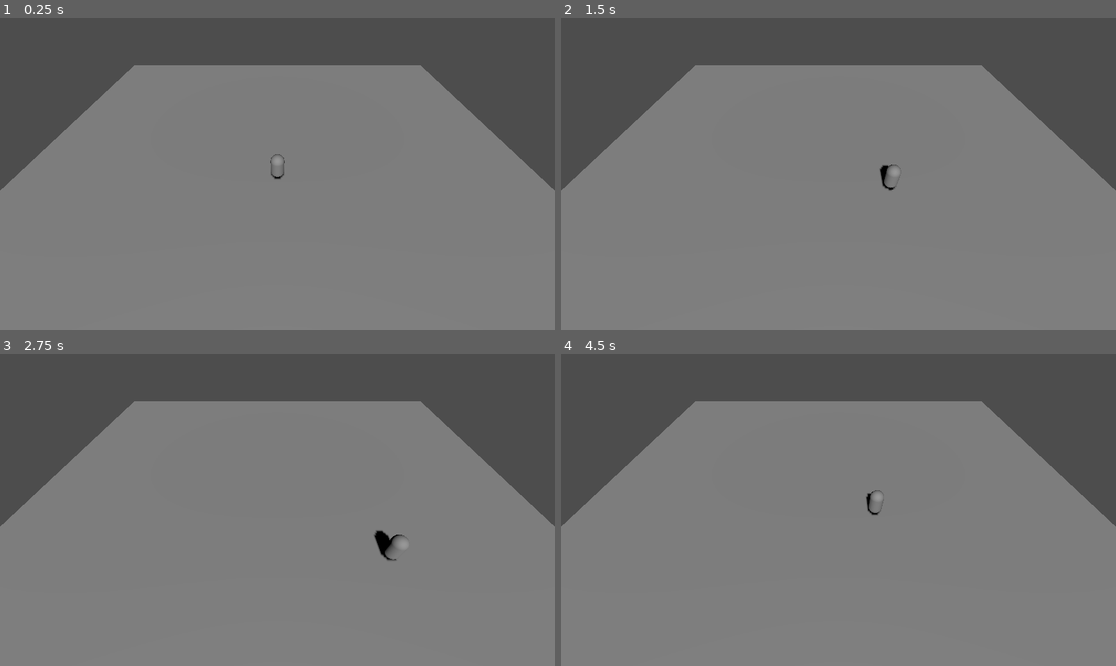
Above: before the commit, frames 1-4 (two rows, left to right).
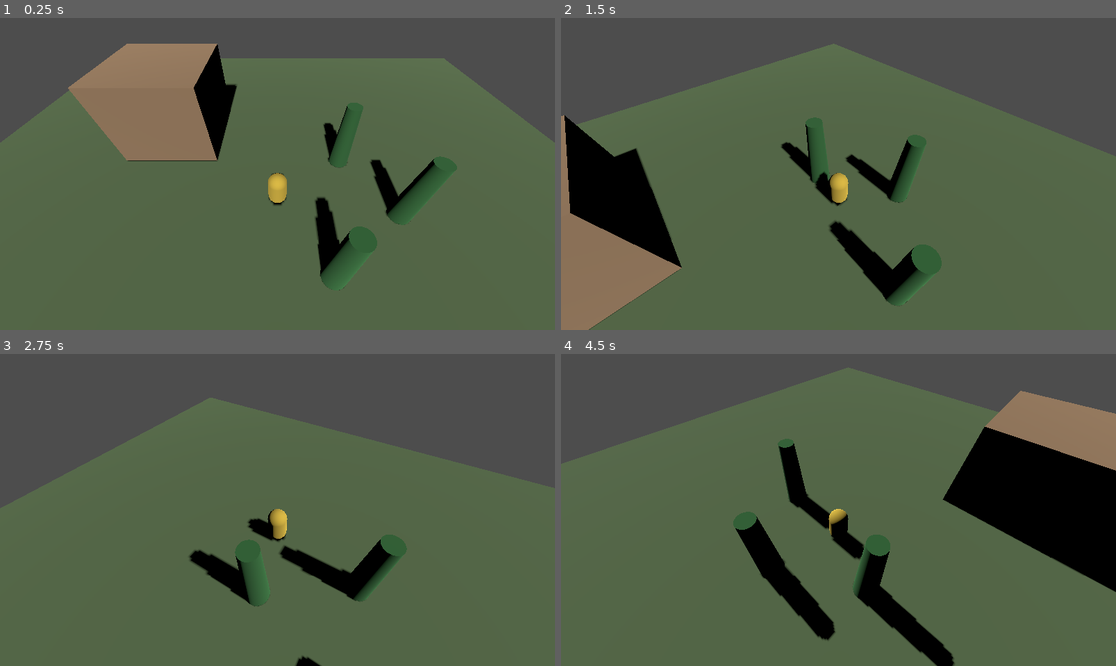
Above: after the commit, the same moments.

Repository: conanvster/MyWay
Game: Godot game, scene res://scenes/main.tscn
Same seed, same stepped clock (60 frames per second), same inputs: the game is played once before the commit and once after it.
Inputs (mouse positions are in pixels of both pictures, inside the frame that each line leads up to):
- Up to frame 1 (0.25 s): no input
- Up to frame 2 (1.5 s): tap Enter at 0.5 s; move the mouse to (960, 158) at 0.52 s; hold D 0.53-1.28 s; click (960, 158) at 0.67 s; move the mouse to (727, 189) at 1.27 s; hold S from 1.28 s (still down); click (727, 189) at 1.42 s
- Up to frame 3 (2.75 s): move the mouse to (333, 441) at 2.02 s; release S at 2.03 s; hold D from 2.03 s (still down); click (333, 441) at 2.17 s
- Up to frame 4 (4.5 s): move the mouse to (810, 572) at 2.77 s; release D at 2.78 s; hold W 2.78-3.53 s; click (810, 572) at 2.92 s; move the mouse to (1005, 556) at 3.52 s; hold A from 3.53 s (still down); click (1005, 556) at 3.67 s; move the mouse to (672, 463) at 4.27 s; click (672, 463) at 4.42 s

The runs differ from the first frame. In frame 1, 83% of the frame differs, in the area x 0-100%, y 8-100%; in frame 2, 78%; in frame 3, 76%; in frame 4, 84%, in the area x 0-100%, y 4-100%.

Commit message:
Крок 2: камера за П-47
camera_rig.gd — камера згори, тримає заданий напрямок, права кнопка
миші для вільного наведення, повільне доведення за напрямком бігу.

Обмеження заміряні: зона бачення 18 -> межа відмотки 9,9; нахил
затиснуто в 30-75 град; наближення не ближче 3. Тверда перешкода
підтягує камеру (9,0 -> 1,26 за будинком), косметичні дерева тіла
зіткнення не мають і промінь їх не бачить.

Рух зроблено відносно камери: із поверненою камерою «вперед» інакше
вело б убік. Сцені додано будинок, три дерева й кольори — усе сіре на
сірому не читалося на знімках.

Закрито П-47. Додано П-54: підтяг доводить камеру до 1,26, і на такій
відстані кадр непридатний.

Co-Authored-By: Claude Opus 5 <noreply@anthropic.com>
Claude-Session: https://claude.ai/code/session_01Fx6cFDYnd2b4aJ9F4XvH52

Diff:
--- a/game/project.godot
+++ b/game/project.godot
@@ -12,3 +12,8 @@
 [physics]
 
 3d/default_gravity=20.0
+
+[layer_names]
+
+3d_physics/layer_1="світ"
+3d_physics/layer_2="істоти"
--- a/game/scenes/main.tscn
+++ b/game/scenes/main.tscn
@@ -1,6 +1,7 @@
-[gd_scene load_steps=6 format=3]
+[gd_scene load_steps=13 format=3]
 
 [ext_resource type="Script" path="res://scripts/player.gd" id="1_player"]
+[ext_resource type="Script" path="res://scripts/camera_rig.gd" id="2_rig"]
 
 [sub_resource type="BoxMesh" id="BoxMesh_ground"]
 size = Vector3(40, 1, 40)
@@ -8,9 +9,32 @@
 [sub_resource type="BoxShape3D" id="BoxShape3D_ground"]
 size = Vector3(40, 1, 40)
 
+[sub_resource type="BoxMesh" id="BoxMesh_house"]
+size = Vector3(6, 5, 6)
+
+[sub_resource type="BoxShape3D" id="BoxShape3D_house"]
+size = Vector3(6, 5, 6)
+
 [sub_resource type="CapsuleMesh" id="CapsuleMesh_player"]
 
 [sub_resource type="CapsuleShape3D" id="CapsuleShape3D_player"]
+
+[sub_resource type="CylinderMesh" id="CylinderMesh_tree"]
+top_radius = 0.4
+bottom_radius = 0.6
+height = 4.0
+
+[sub_resource type="StandardMaterial3D" id="Mat_ground"]
+albedo_color = Color(0.36, 0.45, 0.3, 1)
+
+[sub_resource type="StandardMaterial3D" id="Mat_house"]
+albedo_color = Color(0.62, 0.5, 0.38, 1)
+
+[sub_resource type="StandardMaterial3D" id="Mat_tree"]
+albedo_color = Color(0.2, 0.42, 0.22, 1)
+
+[sub_resource type="StandardMaterial3D" id="Mat_player"]
+albedo_color = Color(0.85, 0.72, 0.25, 1)
 
 [node name="Main" type="Node3D"]
 
@@ -19,22 +43,55 @@
 
 [node name="Mesh" type="MeshInstance3D" parent="Ground"]
 mesh = SubResource("BoxMesh_ground")
+surface_material_override/0 = SubResource("Mat_ground")
 
 [node name="Collision" type="CollisionShape3D" parent="Ground"]
 shape = SubResource("BoxShape3D_ground")
 
+[node name="House" type="StaticBody3D" parent="."]
+transform = Transform3D(1, 0, 0, 0, 1, 0, 0, 0, 1, -7, 2.5, -6)
+
+[node name="Mesh" type="MeshInstance3D" parent="House"]
+mesh = SubResource("BoxMesh_house")
+surface_material_override/0 = SubResource("Mat_house")
+
+[node name="Collision" type="CollisionShape3D" parent="House"]
+shape = SubResource("BoxShape3D_house")
+
+[node name="Trees" type="Node3D" parent="."]
+
+[node name="Tree1" type="MeshInstance3D" parent="Trees"]
+transform = Transform3D(1, 0, 0, 0, 1, 0, 0, 0, 1, 4, 2, -3)
+mesh = SubResource("CylinderMesh_tree")
+surface_material_override/0 = SubResource("Mat_tree")
+
+[node name="Tree2" type="MeshInstance3D" parent="Trees"]
+transform = Transform3D(1, 0, 0, 0, 1, 0, 0, 0, 1, 6.5, 2, 1)
+mesh = SubResource("CylinderMesh_tree")
+surface_material_override/0 = SubResource("Mat_tree")
+
+[node name="Tree3" type="MeshInstance3D" parent="Trees"]
+transform = Transform3D(1, 0, 0, 0, 1, 0, 0, 0, 1, 2.5, 2, 4)
+mesh = SubResource("CylinderMesh_tree")
+surface_material_override/0 = SubResource("Mat_tree")
+
 [node name="Player" type="CharacterBody3D" parent="."]
 transform = Transform3D(1, 0, 0, 0, 1, 0, 0, 0, 1, 0, 1.5, 0)
+collision_layer = 2
+collision_mask = 1
 script = ExtResource("1_player")
 
 [node name="Mesh" type="MeshInstance3D" parent="Player"]
 mesh = SubResource("CapsuleMesh_player")
+surface_material_override/0 = SubResource("Mat_player")
 
 [node name="Collision" type="CollisionShape3D" parent="Player"]
 shape = SubResource("CapsuleShape3D_player")
 
-[node name="Camera3D" type="Camera3D" parent="."]
-transform = Transform3D(1, 0, 0, 0, 0.6428, 0.766, 0, -0.766, 0.6428, 0, 12, 10)
+[node name="CameraRig" type="Node3D" parent="Player"]
+script = ExtResource("2_rig")
+
+[node name="Camera3D" type="Camera3D" parent="Player/CameraRig"]
 
 [node name="Light" type="DirectionalLight3D" parent="."]
 transform = Transform3D(1, 0, 0, 0, 0.707, 0.707, 0, -0.707, 0.707, 0, 10, 0)
--- /dev/null
+++ b/game/scripts/camera_rig.gd
@@ -0,0 +1,100 @@
+extends Node3D
+## Камера за П-47.
+##
+## Висить згори, тримає заданий напрямок. Права кнопка миші — вільне
+## наведення. Під час бігу повільно доводиться в напрямок руху.
+##
+## ГОЛОВНЕ ПРАВИЛО П-47: камера не показує далі, ніж зона бачення
+## персонажа. Інакше відмотка стала б безкоштовним бафом на Чуття.
+## Поки статів немає (крок 8 у П-52), радіус береться з `vision_radius`
+## — це заглушка, яку замінить стат.
+##
+## Упор у геометрію — за П-39: тверді перешкоди підтягують камеру до
+## гравця, косметичні (трава, дерева) не мають тіла зіткнення взагалі,
+## тому промінь їх не помічає.
+
+## Заглушка замість стата Чуття.
+@export var vision_radius: float = 18.0
+## На скільки камера висить вище точки, за якою стежить.
+@export var pivot_height: float = 1.2
+
+const PITCH_MIN := 30.0
+const PITCH_MAX := 75.0
+const DISTANCE_MIN := 3.0
+## Частка зони бачення, далі якої камеру не відпускаємо.
+const DISTANCE_OF_VISION := 0.55
+const MOUSE_SENSITIVITY := 0.004
+const ZOOM_STEP := 1.0
+## Наскільки швидко камера доводиться за бігом. Менше — повільніше.
+const DRIFT_SPEED := 1.2
+## Запас, щоб камера не влипала в саму стіну.
+const WALL_MARGIN := 0.3
+
+var yaw: float = 0.0
+var pitch: float = deg_to_rad(50.0)
+var distance: float = 10.0
+var free_aim: bool = false
+
+@onready var _camera: Camera3D = $Camera3D
+@onready var _target: Node3D = get_parent()
+
+
+func _ready() -> void:
+	top_level = true
+
+
+func _unhandled_input(event: InputEvent) -> void:
+	if event is InputEventMouseButton:
+		match event.button_index:
+			MOUSE_BUTTON_RIGHT:
+				free_aim = event.pressed
+				Input.mouse_mode = (Input.MOUSE_MODE_CAPTURED if free_aim
+						else Input.MOUSE_MODE_VISIBLE)
+			MOUSE_BUTTON_WHEEL_UP:
+				distance -= ZOOM_STEP
+			MOUSE_BUTTON_WHEEL_DOWN:
+				distance += ZOOM_STEP
+	elif event is InputEventMouseMotion and free_aim:
+		yaw -= event.relative.x * MOUSE_SENSITIVITY
+		pitch += event.relative.y * MOUSE_SENSITIVITY
+
+
+func _process(delta: float) -> void:
+	if _target == null:
+		return
+
+	# Доведення за бігом — тільки коли гравець не наводить камеру сам.
+	var dir: Vector3 = _target.get("move_direction")
+	if not free_aim and dir != null and dir.length() > 0.1:
+		var wanted := atan2(-dir.x, -dir.z)
+		yaw = lerp_angle(yaw, wanted, 1.0 - exp(-DRIFT_SPEED * delta))
+
+	pitch = clamp(pitch, deg_to_rad(PITCH_MIN), deg_to_rad(PITCH_MAX))
+	distance = clamp(distance, DISTANCE_MIN, max_distance())
+
+	var pivot: Vector3 = _target.global_position + Vector3.UP * pivot_height
+	global_position = pivot
+
+	var offset := Vector3(
+			sin(yaw) * cos(pitch),
+			sin(pitch),
+			cos(yaw) * cos(pitch)) * distance
+	_camera.global_position = _clear_of_walls(pivot, pivot + offset)
+	_camera.look_at(pivot, Vector3.UP)
+
+
+## Межа відмотки: камера не бачить далі, ніж персонаж.
+func max_distance() -> float:
+	return maxf(DISTANCE_MIN, vision_radius * DISTANCE_OF_VISION)
+
+
+## Тверда перешкода між гравцем і камерою підтягує камеру (П-39).
+func _clear_of_walls(from: Vector3, to: Vector3) -> Vector3:
+	var query := PhysicsRayQueryParameters3D.create(from, to)
+	# Тільки шар «світ». Косметика тіл зіткнення не має і сюди не потрапляє.
+	query.collision_mask = 1
+	query.exclude = [_target.get_rid()]
+	var hit := get_world_3d().direct_space_state.intersect_ray(query)
+	if hit.is_empty():
+		return to
+	return hit["position"] + (from - to).normalized() * WALL_MARGIN
--- a/game/scripts/player.gd
+++ b/game/scripts/player.gd
@@ -1,12 +1,15 @@
 extends CharacterBody3D
-
-## Тимчасовий рух для перевірки, що проєкт живий.
-##
-## Рух поки рахує КЛІЄНТ. За рішенням від 02.09.2026 сервер має бути
-## авторитетним — це крок 3 у П-52, тут його свідомо ще немає.
-## Керування камерою (П-47) — крок 2.
+## Тимчасовий рух для перевірки. Рух поки рахує КЛІЄНТ — авторитетний
+## сервер це крок 3 у П-52, тут його свідомо ще немає.
 
 const SPEED := 5.0
+
+## Напрямок бігу зараз. Камера бере його, щоб повільно доводитись
+## за рухом (П-47).
+var move_direction := Vector3.ZERO
+
+@onready var _rig: Node3D = $CameraRig
+
 
 func _physics_process(delta: float) -> void:
 	if not is_on_floor():
@@ -14,17 +17,27 @@
 	else:
 		velocity.y = 0.0
 
-	var dir := Vector3.ZERO
+	var input := Vector2.ZERO
 	if Input.is_key_pressed(KEY_W):
-		dir.z -= 1.0
+		input.y -= 1.0
 	if Input.is_key_pressed(KEY_S):
-		dir.z += 1.0
+		input.y += 1.0
 	if Input.is_key_pressed(KEY_A):
-		dir.x -= 1.0
+		input.x -= 1.0
 	if Input.is_key_pressed(KEY_D):
-		dir.x += 1.0
+		input.x += 1.0
+	input = input.normalized()
 
-	dir = dir.normalized()
-	velocity.x = dir.x * SPEED
-	velocity.z = dir.z * SPEED
+	# Рух відносно камери, а не світових осей: із поверненою камерою
+	# «вперед» інакше вело б убік.
+	var cam := _rig.global_transform.basis
+	var forward := Vector3(-cam.z.x, 0.0, -cam.z.z).normalized()
+	var right := Vector3(cam.x.x, 0.0, cam.x.z).normalized()
+
+	move_direction = (right * input.x + forward * input.y)
+	if move_direction.length() > 0.0:
+		move_direction = move_direction.normalized()
+
+	velocity.x = move_direction.x * SPEED
+	velocity.z = move_direction.z * SPEED
 	move_and_slide()
Not shown, changed: ПИТАННЯ.md
